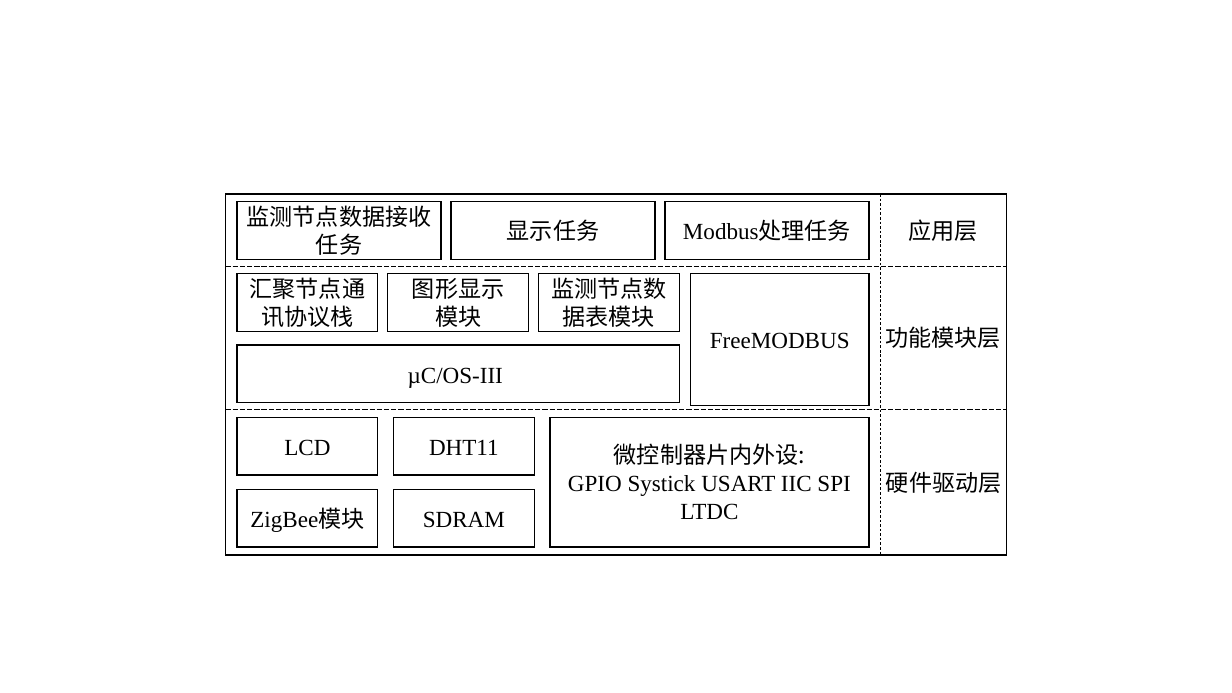
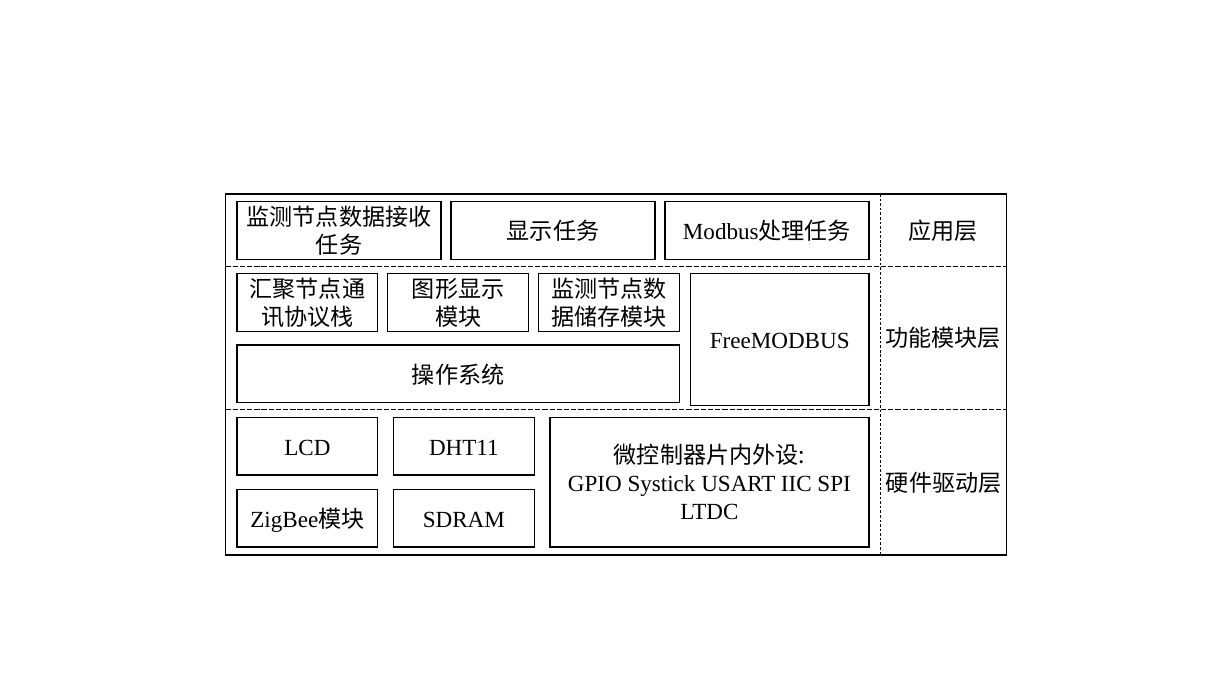
Before and after one commit to wangzilinn/Graduation_project, a slide deck: slide 7 of Doc/毕业论文/Img/框图.pptx. Drawn at 1232x693 pixels with LibreOffice and Linux fonts; fonts in the diff are those of the drawing. Boxes give left, top, right and bottom in pixels: in the first picture for what was removed or moved away, otherwise in the second. Text is boxed around its words. In the diff, an @@ line names an element or a change of style, - is before the commit and + after.

Commit message:
累计多次更新： 实现了Modbus传JSON 对modbus EVENT进行互斥量包裹 提取出所有callback 将文件名修改为模块

```diff
--- a/Doc/毕业论文/Img/框图.pptx
+++ b/Doc/毕业论文/Img/框图.pptx
@@ text in rectangle at [551, 277, 666, 327]: text changed @@
-监测节点数据表模块
+监测节点数据储存模块
@@ text in rectangle at [412, 363, 504, 385]: text changed @@
-µC/OS-III
+操作系统
```
Also in this commit, not shown: 4 other slides changed, 50 other files.
